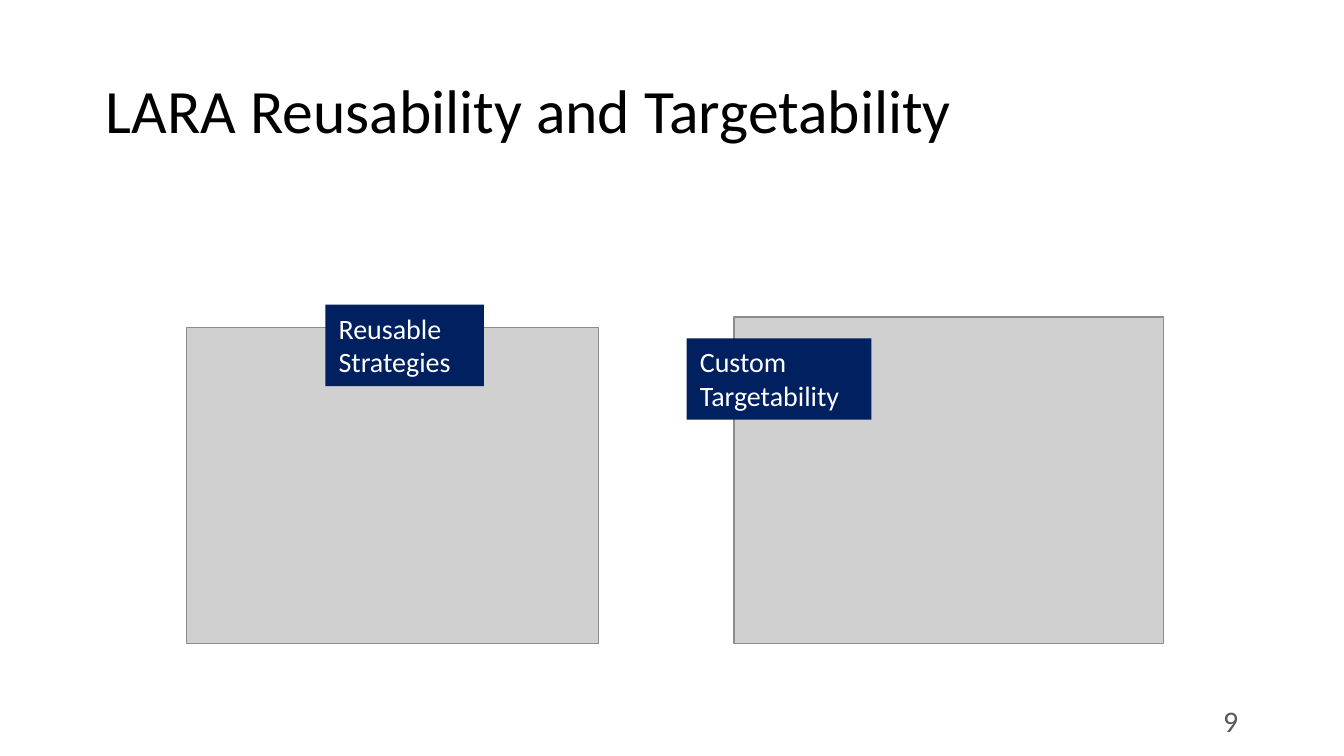
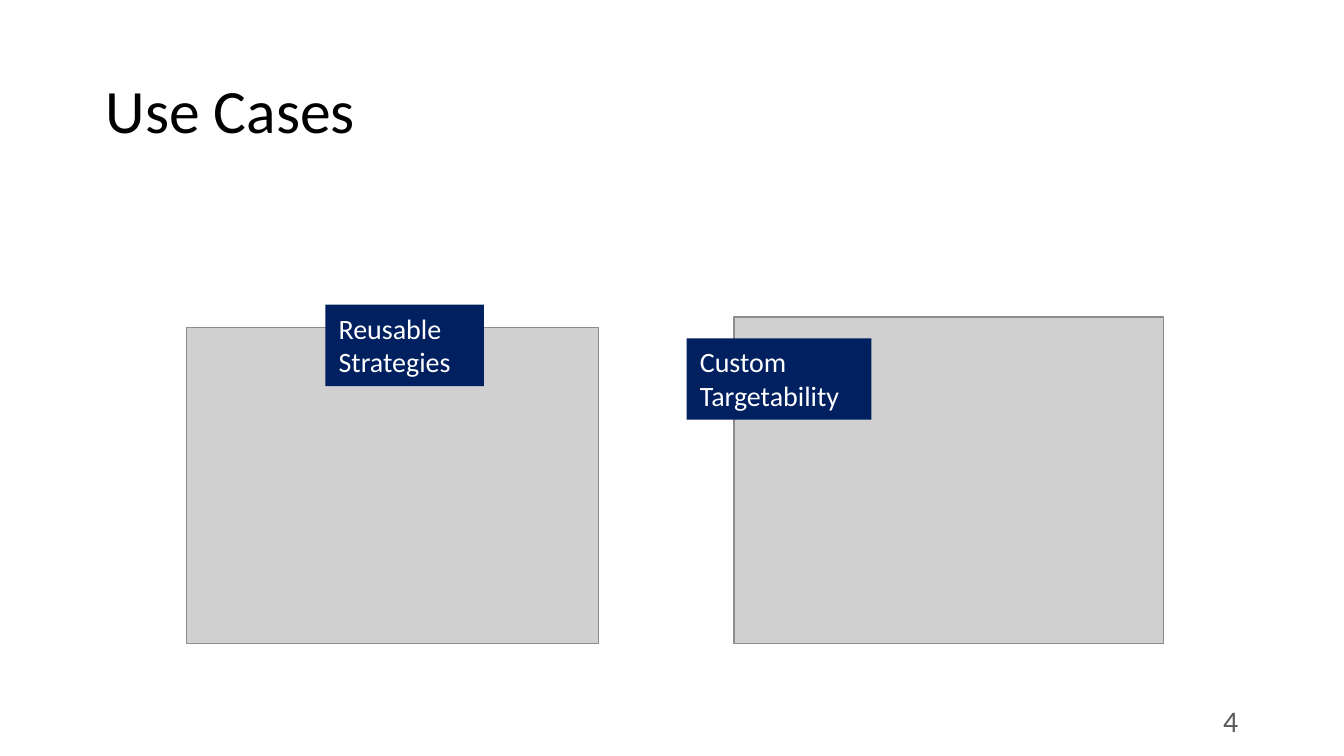
Before and after one commit to specs-feup/specs-lara, a slide deck: slide 4 of 2019-GreenSwLab/Clava-Tutorial.pptx (slide 9 before the commit). Drawn at 1344x756 pixels with LibreOffice and Linux fonts; fonts in the diff are those of the drawing; grey boxes stand for pictures. Boxes give left, top, right and bottom in pixels: in the first picture for what was removed or moved away, otherwise in the second. Text is boxed around its words. In the diff, an @@ line names an element or a change of style, - is before the commit and + after.

```diff
--- a/2019-GreenSwLab/Clava-Tutorial.pptx
+++ b/2019-GreenSwLab/Clava-Tutorial.pptx
@@ title at <box>106,93,355,134</box>: text changed @@
-LARA Reusability and Targetability
+Use Cases
@@ page number at <box>1223,713,1238,732</box>: text changed @@
-9
+4
```
Also in this commit, not shown: 8 other slides changed, 2 slides added, 1 slide removed, 1 other file.
